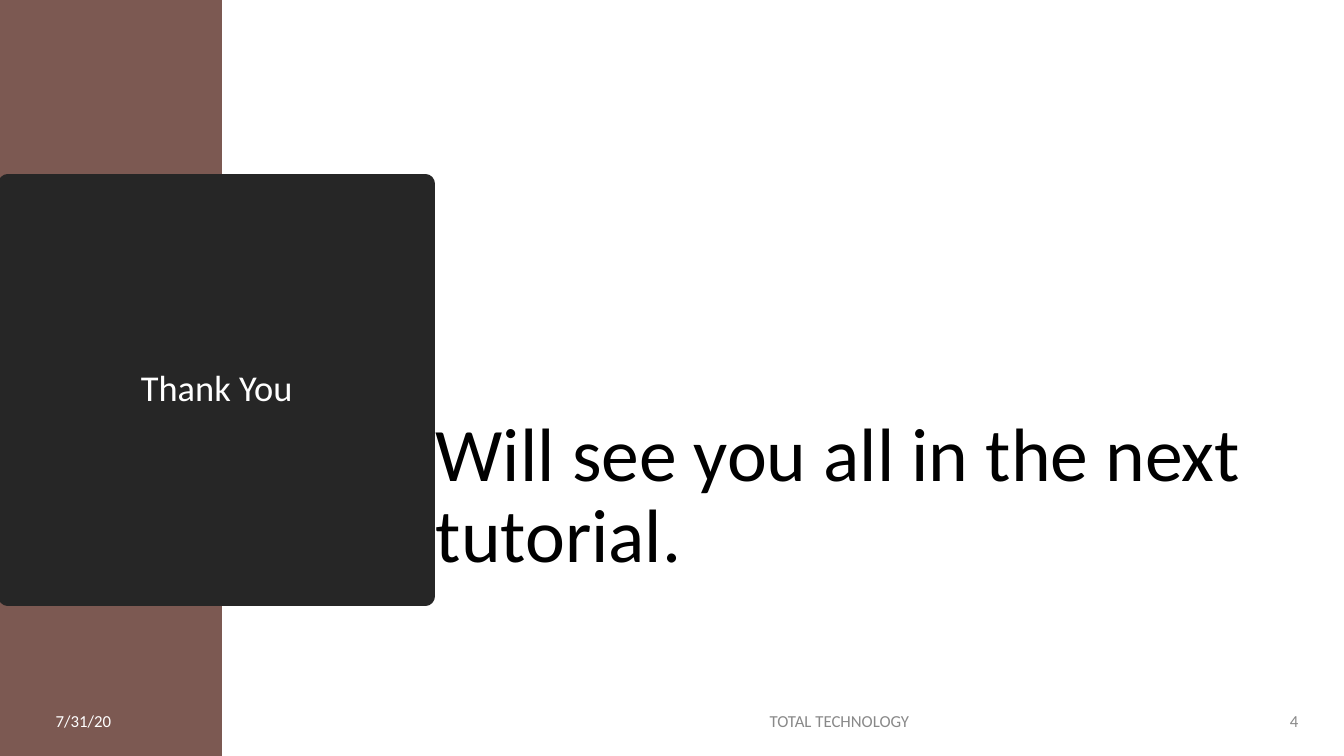
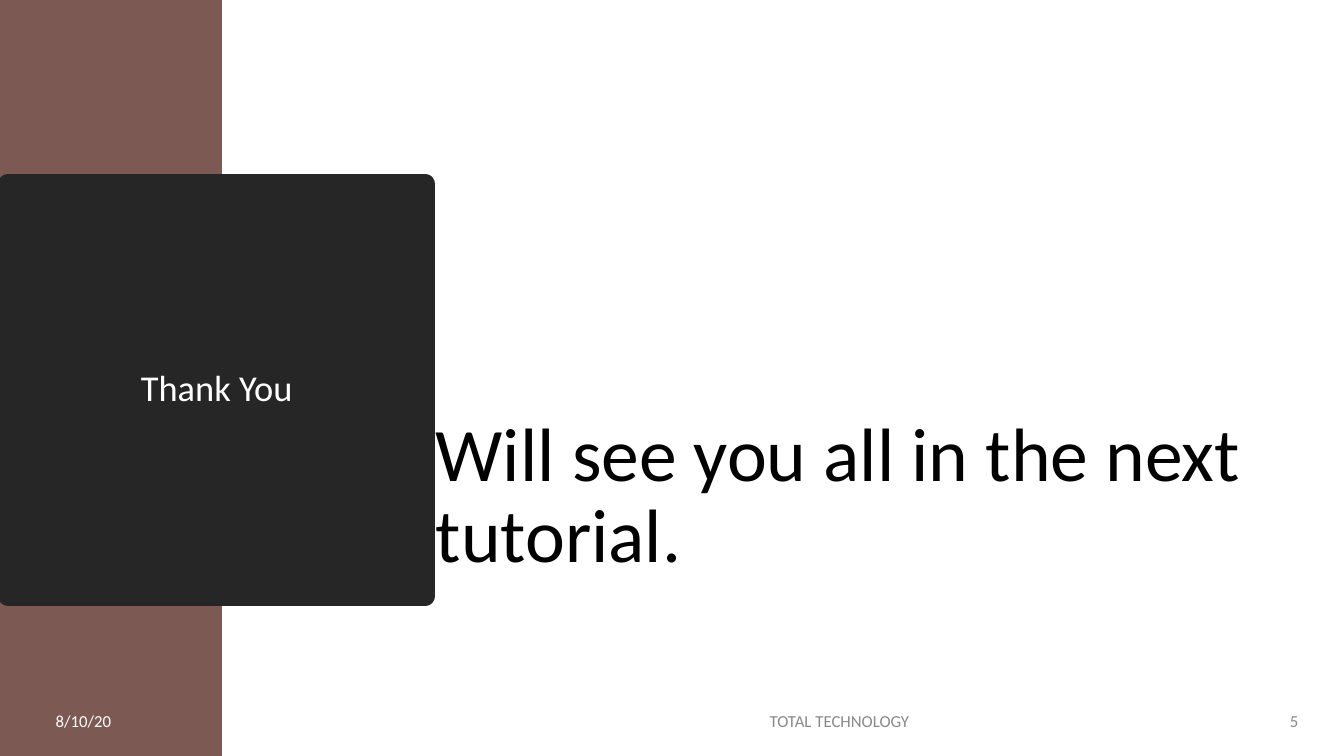
Before and after one commit to ronidas39/awsboto3, a slide deck: slide 5 of AWS_Automation_Tutorial_Intro.pptx (slide 4 before the commit). Drawn at 1344x756 pixels with LibreOffice and Linux fonts; fonts in the diff are those of the drawing. Boxes give left, top, right and bottom in pixels: in the first picture for what was removed or moved away, otherwise in the second. Text is boxed around its words. In the diff, an @@ line names an element or a change of style, - is before the commit and + after.

```diff
--- a/AWS_Automation_Tutorial_Intro.pptx
+++ b/AWS_Automation_Tutorial_Intro.pptx
@@ text at <box>56,715,111,728</box>: text changed @@
-7/31/20
+8/10/20
@@ page number at <box>1290,716,1298,727</box>: text changed @@
-4
+5
```
Also in this commit, not shown: 3 other slides changed, 1 slide added, 5 other files.
